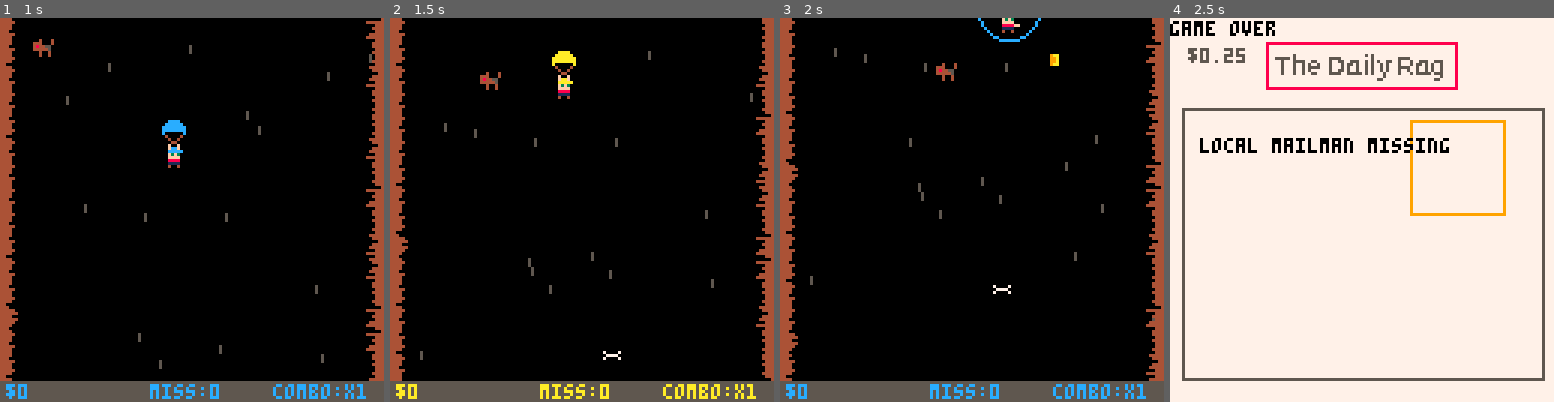
Above: before the commit, frames 1-4 (left to right).
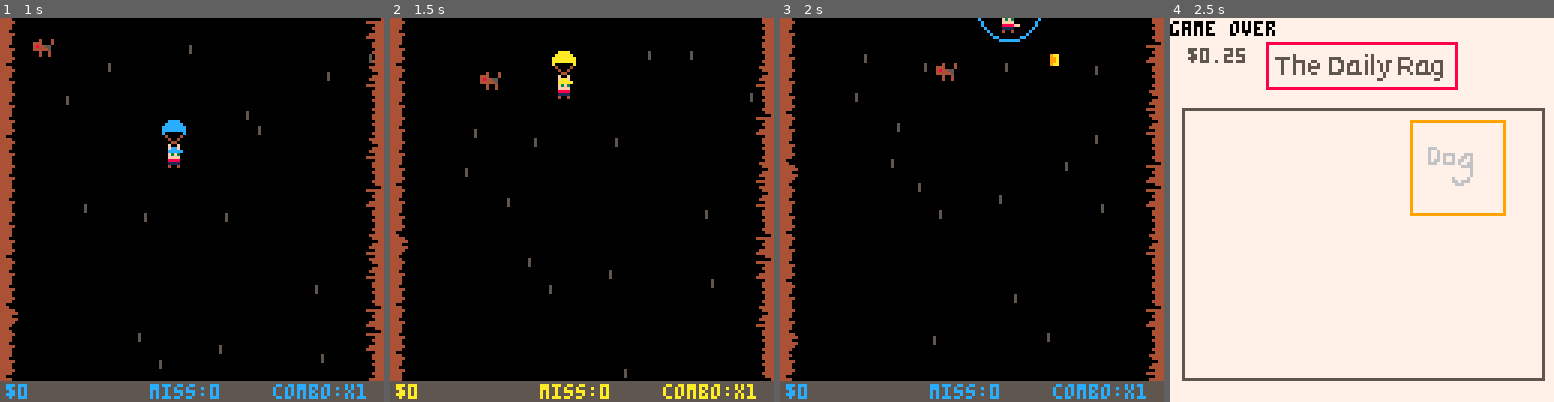
Above: after the commit, the same moments.

Repository: sugarvoid/down-mail
Game: PICO-8 cartridge down_mail.p8
Same seed, same stepped clock (60 frames per second), same inputs: the game is played once before the commit and once after it.
Inputs:
- Up to frame 1 (1 s): tap X (X key) at 0.33 s; tap O (Z key) at 0.7 s
- Up to frame 2 (1.5 s): tap X (X key) at 1.07 s
- Up to frame 3 (2 s): hold Right from 1.6 s (still down); tap O (Z key) at 1.7 s; tap X (X key) at 1.85 s
- Up to frame 4 (2.5 s): release Right at 2.1 s; tap O (Z key) at 2.1 s; hold Up 2.15-2.42 s; hold Right from 2.47 s (still down)

Frame 1 is identical in both runs. In frame 2, 0.2% of the frame differs, in the area x 7-79%, y 8-94%; in frame 3, 0.3%; in frame 4, 1.4%, in the area x 7-79%, y 31-44%.

Commit message:
Add heart and particles

Diff:
--- a/down_mail.p8
+++ b/down_mail.p8
@@ -14,6 +14,8 @@
 #include src/mailbox.lua
 #include src/gameover.lua
 #include src/bone.lua
+#include src/particle.lua
+#include src/heart.lua
 
 
 
--- a/src/bone.lua
+++ b/src/bone.lua
@@ -5,6 +5,7 @@
 
 function bone:new(x,y)
     local _b=setmetatable({},bone)
+    _b.type="bone"
     _b.x=x
     _b.y=y
     _b.facing_l=nil
@@ -14,8 +15,12 @@
     return _b
 end
 
-function spawn_bone()
+function spawn_bone(dog)
     local _b = bone:new(rnd(avil_yx), 128)
+    dog.speed = 3
+    dog.target = _b
+    dog.prox=0.8
+
     add(objects.front, _b)
 end
 
--- a/src/dog.lua
+++ b/src/dog.lua
@@ -7,12 +7,14 @@
     local _d=setmetatable({},dog)
     _d.x=0
     _d.y=0
+    _d.timer=150
     _d.target=p1
     _d.facing_l=nil
     _d.img=19
     _d.angle=0
     _d.speed=1.5
     _d.prox=0.2
+    add(objects.front, _d)
     return _d
 end
 
@@ -21,10 +23,26 @@
 end
 
 function dog:update()
+    self.timer-=1
+    if self.timer == 0 then
+        spawn_bone(self)
+    end
     local _newangle = atan2(self.target.x-self.x, self.target.y-self.y)
+    if _newangle <= 0.2 then
+        local _t = self.target.type
+        if _t == "bone" then
+            del(objects.front, self)
+            del(objects.front, self.target)
+            spawn_heart(self.x,self.y)
+        elseif _t == "player" then
+            --TODO: add logic
+        end
+    end
+
     self.angle = angle_lerp(self.angle, _newangle, self.prox)
     self.x += self.speed * cos(self.angle)
     self.y += self.speed * sin(self.angle)
+
 end
 
 function dog:draw()
--- a/src/gameover.lua
+++ b/src/gameover.lua
@@ -1,4 +1,5 @@
-end_text=""
+end_text_l1=""
+end_text_l2=""
 
 endings={
     "local mailman goes missing",
@@ -16,7 +17,7 @@
     rect(4,30,124,120,5)
     spr(end_spr[1],80,34,4,4)
     print("game over",game_over_x,1,0)
-    print(end_text,10,40,0)
+    print(end_text_l1,10,40,0)
 end
 
 function update_gameover()
--- /dev/null
+++ b/src/heart.lua
@@ -0,0 +1,27 @@
+hearts={}
+
+heart={}
+heart.__index=heart
+
+function spawn_heart(x,y)
+    sfx(15)
+    local _h=setmetatable({},heart)
+    _h.x=x
+    _h.y=y
+    _h.img=50
+    _h.speed=3
+    add(objects.front, _h)
+    --return _h
+end
+
+
+function heart:update()
+    self.y-=self.speed
+    if self.y<=-16 then
+        del(objects.front,self)
+    end
+end
+
+function heart:draw()
+    spr(self.img,self.x,self.y)
+end
--- a/src/main.lua
+++ b/src/main.lua
@@ -77,7 +77,7 @@
 
 function update_play()
     p1:update()
-    test_dog:update()
+    update_particles()
     update_objects()
     u_letters()
     map_y+=.2
@@ -117,9 +117,10 @@
     rectfill(0,0,127,8,0)
     rectfill(0,120,127,128,0)
     p1:draw()
-    test_dog:draw()
+
 
     for mb in all(mailboxes) do
+        --TODO: move to update function
         mb:update()
         if is_colliding(p1,mb) and not mb.damaged then
             sfx(3)
@@ -134,14 +135,24 @@
 
         for l in all(letters) do
             if l.x<=8 or l.x>=126 then
+                --TODO: spawn dog
                 misses+=1
                 update_cash(-5)
                 del(letters,l)
             end
             if is_colliding(l,mb) and not mb.damaged and mb.empty then
                 if l.col==mb.col then
+                    local _c
+                    if mb.col=="b" then
+                        _c=12
+                    elseif mb.col=="y" then
+                        _c=10
+                    end
+
+                    explode(mb.x, mb.y, 2, 6,_c)
                     del(letters,l)
                     mb.empty=false
+
                     mb.speed=4
                     update_cash(2)
                     sfx(4)
@@ -153,6 +164,8 @@
         end
     end
 
+    draw_particles()
+
     for o in all(objects.front) do
         o:draw()
     end
--- /dev/null
+++ b/src/particle.lua
@@ -0,0 +1,78 @@
+
+all_particles={}
+
+-- function add_particle(x,y,life,dx,dy,grav,grow,shrink,r, c)
+--     local _p={
+--         x=x,
+--         y=y,
+--         timer=0,
+--         life=life,
+--         dx=dx,
+--         dy=dy,
+--         grav=grav,
+--         shrink=shrink,
+--         grow=grow,
+--         r=r,
+--         c=c,
+--     }
+--     add(all_particles,_p)
+-- end
+
+function update_particles()
+    for p in all(all_particles) do
+        p.timer+=1
+        if p.timer>p.life then del(all_particles,p) end
+
+        --physics
+        if p.grav then p.dy+=.5 end
+        if p.grow then p.r+=.1 end
+        if p.shrink then p.r-=.1 end
+
+        --move
+        p.x+=p.dx
+        p.y+=p.dy
+    end
+end
+
+function draw_particles()
+    for p in all(all_particles) do
+        if p.r<=1 then
+            pset(p.x,p.y,p.c)
+        else
+            circfill(p.x,p.y,p.r,p.c)
+        end
+    end
+end
+
+
+function explode(x,y,r,num,c)
+    for i=0, num do
+        local _p={
+            x=x,
+            y=y,
+            timer=0,
+            life=30+rnd(20),
+            dx=rnd(2)-1,
+            dy=rnd(2)-1,
+            grav=false,
+            shrink=true,
+            grow=false,
+            r=r,
+            c=c,
+        }
+        add(all_particles,_p)
+        -- add(all_particles,_p)
+        -- add_particle(
+        --     x,         -- x
+        --     y,         -- y
+        --     30+rnd(20),-- die
+        --     rnd(2)-1,  -- dx
+        --     rnd(2)-1,  -- dy
+        --     false,     -- gravity
+        --     false,     -- grow
+        --     true,      -- shrink
+        --     r,         -- radius
+        --     c    -- color
+        -- )
+    end
+end
--- a/src/player.lua
+++ b/src/player.lua
@@ -68,16 +68,17 @@
 
     if btnp(🅾️) then
         p:throw()
+        --explode(p.x,p.y,3,4,7)
 
         end
     if btnp(❎) then
         p.ring=0
-        spawn_bone()
         swap(font_col)
     end
 end
 
 p1={
+    type="player",
     x=54,
     y=54,
     selected_letter=0,
Not shown, added: debug.txt
Not shown, changed: 43 lines of the sprite sheet (__gfx__) section of down_mail.p8
Not shown, changed: the sound effects (__sfx__) section of down_mail.p8
